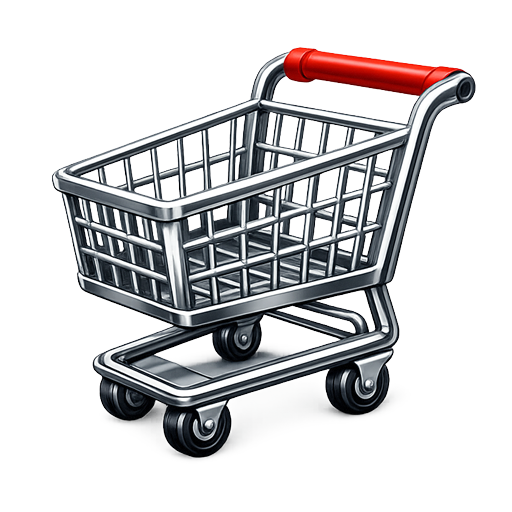
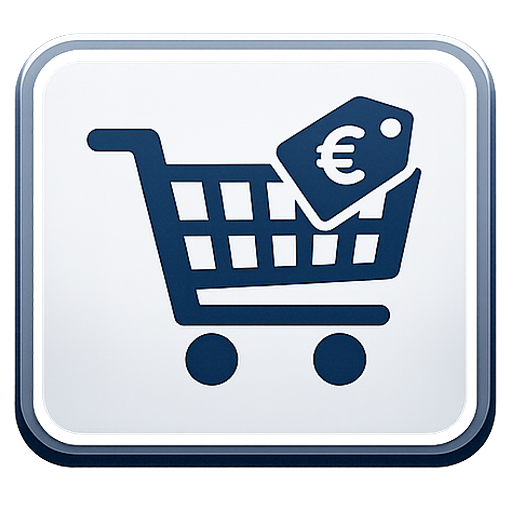
Layers edited between the first and the second w=512, h=512 image:
added layer "zone-indicator" above "shop-icon" over [14, 32, 497, 468]
hid "shop-icon" over [51, 47, 476, 468]